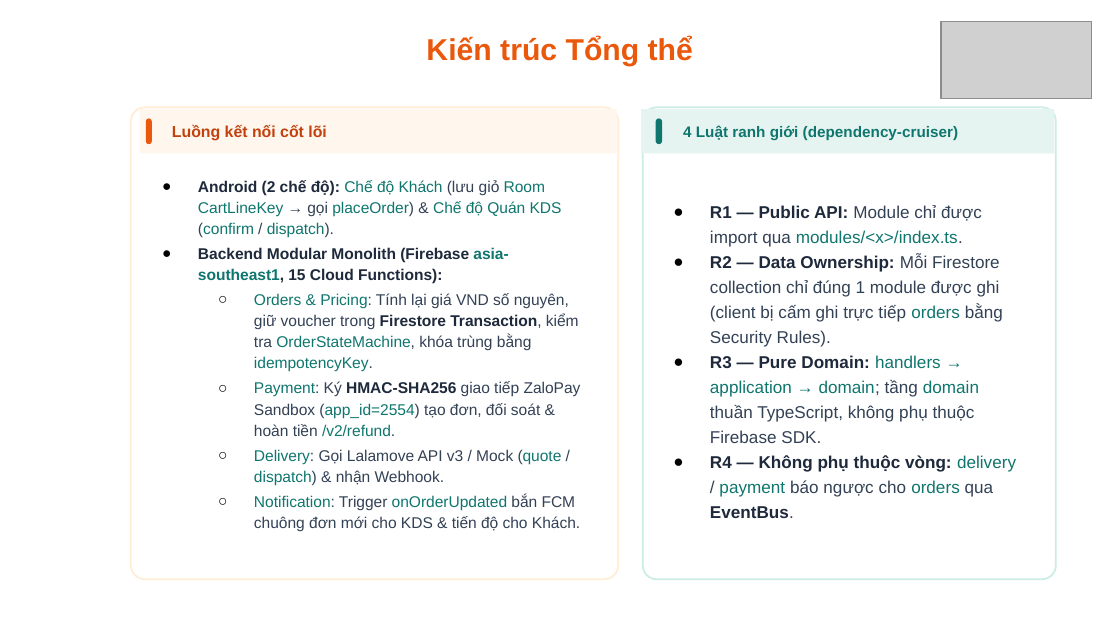
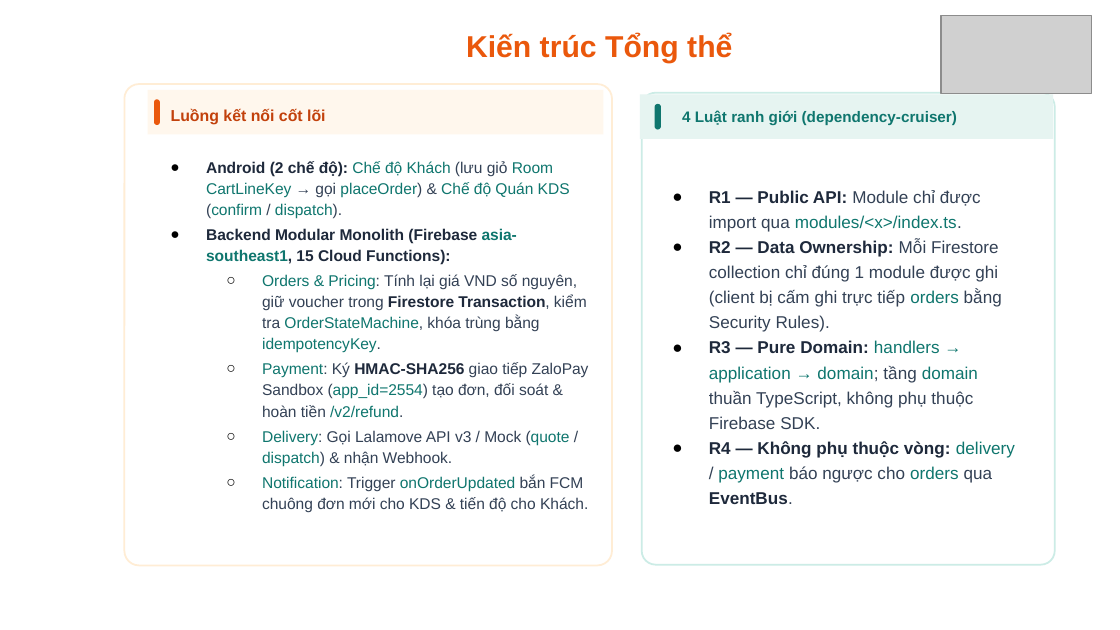
Before and after one commit to thanhpino/MobileAppFinalProject-MiaoSong, a slide deck: slide 5 of docs/slide/MiaoSong_Presentation_TSinghuaGroup_524H0032_524H0023.pptx. Drawn at 1120x630 pixels with LibreOffice and Linux fonts; fonts in the diff are those of the drawing; grey boxes stand for pictures; background and template pictures are left out. Boxes give left, top, right and bottom in pixels: in the first picture for what was removed or moved away, otherwise in the second. Text is boxed around its words. In the diff, an @@ line names an element or a change of style, - is before the commit and + after.

```diff
--- a/docs/slide/MiaoSong_Presentation_TSinghuaGroup_524H0032_524H0023.pptx
+++ b/docs/slide/MiaoSong_Presentation_TSinghuaGroup_524H0032_524H0023.pptx
@@ text "Kiến trúc Tổng thể": place and size @@
-text "Kiến trúc Tổng thể" at [426, 36, 693, 66]
+text "Kiến trúc Tổng thể" at [466, 33, 732, 63]
@@ picture: place and size @@
-picture at [941, 21, 1091, 99]
+picture at [941, 16, 1091, 93]
@@ rounded rectangle: place and size @@
-rounded rectangle at [131, 108, 618, 579]
+rounded rectangle at [124, 84, 612, 566]
@@ rounded rectangle: place and size @@
-rounded rectangle at [140, 109, 617, 153]
+rounded rectangle at [148, 90, 604, 134]
@@ rounded rectangle: place and size @@
-rounded rectangle at [146, 119, 151, 144]
+rounded rectangle at [155, 100, 160, 125]
@@ 3 texts, 3 rounded rectangles: place and size @@
-3 texts, 3 rounded rectangles at [172, 108, 1056, 579]
+3 texts, 3 rounded rectangles at [171, 93, 1055, 564]
@@ text "Android (2 chế độ): Chế ...": place and size @@
-text "Android (2 chế độ): Chế ..." at [198, 180, 581, 531]
+text "Android (2 chế độ): Chế ..." at [206, 161, 589, 512]
```
Also in this commit, not shown: 5 other slides changed, 1 other file.
